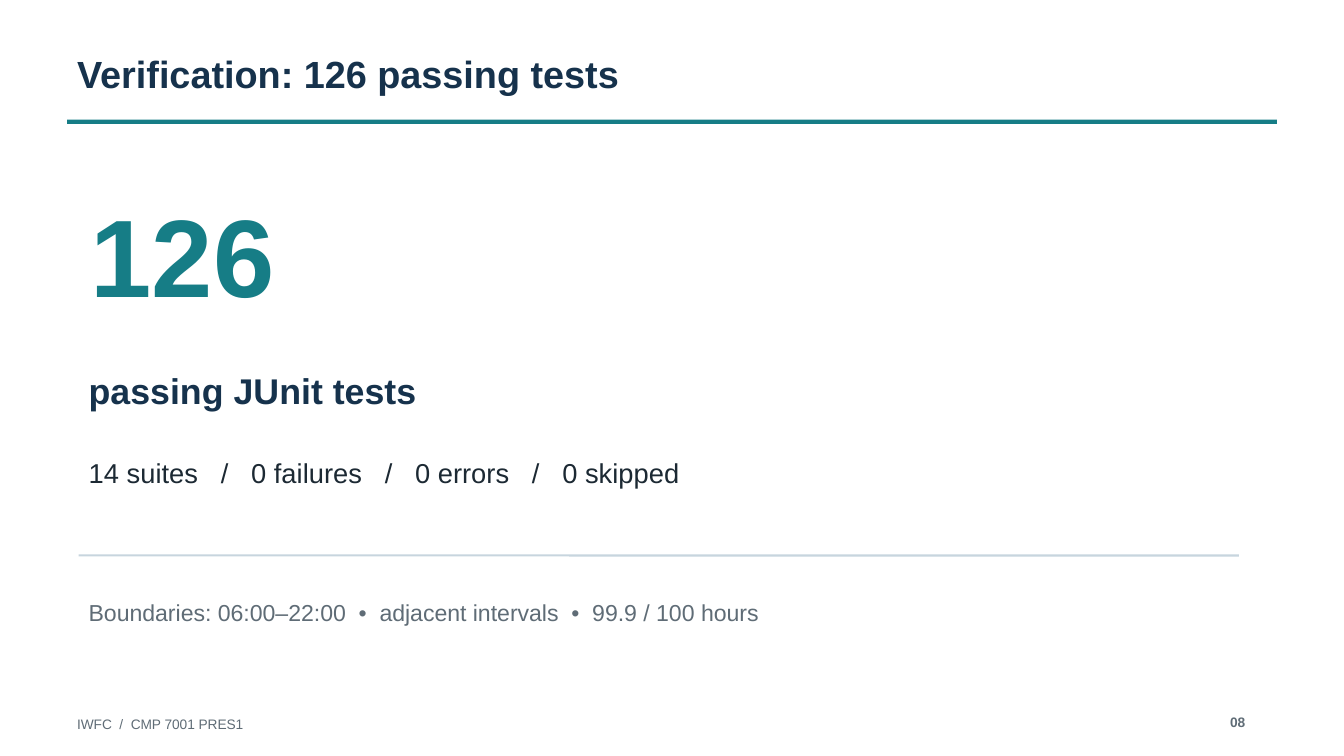
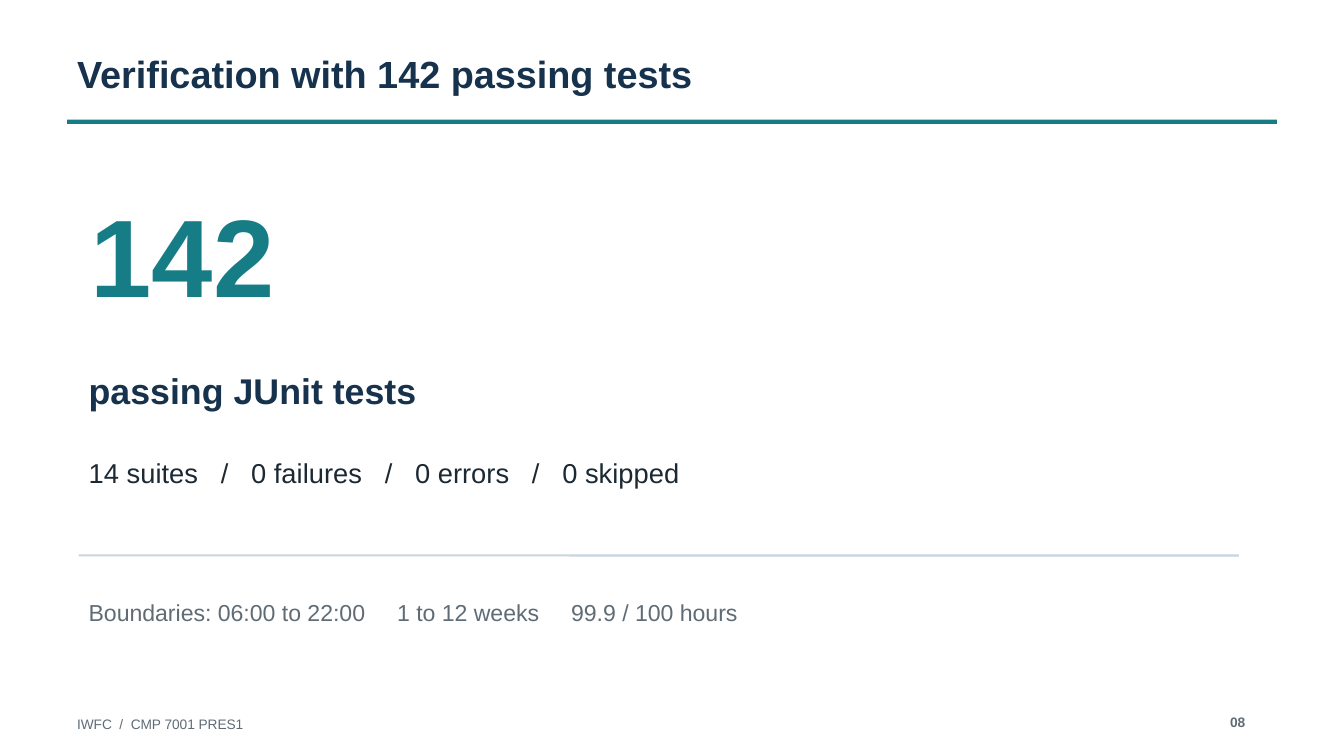
Before and after one commit to MohamedRifad/intelligent-wellness-and-fitness-center, a slide deck: slide 8 of submission/pres1/IWFC_PRES1_Presentation.pptx. Drawn at 1344x756 pixels with LibreOffice and Linux fonts; fonts in the diff are those of the drawing. Boxes give left, top, right and bottom in pixels: in the first picture for what was removed or moved away, otherwise in the second. Text is boxed around its words. In the diff, an @@ line names an element or a change of style, - is before the commit and + after.

```diff
--- a/submission/pres1/IWFC_PRES1_Presentation.pptx
+++ b/submission/pres1/IWFC_PRES1_Presentation.pptx
@@ text at <box>77,60,692,96</box>: text changed @@
-Verification: 126 passing tests
+Verification with 142 passing tests
@@ text at <box>91,220,275,297</box>: text changed @@
-126
+142
@@ text at <box>89,604,738,621</box>: text changed @@
-Boundaries: 06:00–22:00 • adjacent intervals • 99.9 / 100 hours
+Boundaries: 06:00 to 22:00 1 to 12 weeks 99.9 / 100 hours
```
Also in this commit, not shown: 7 other slides changed, 10 other files.
